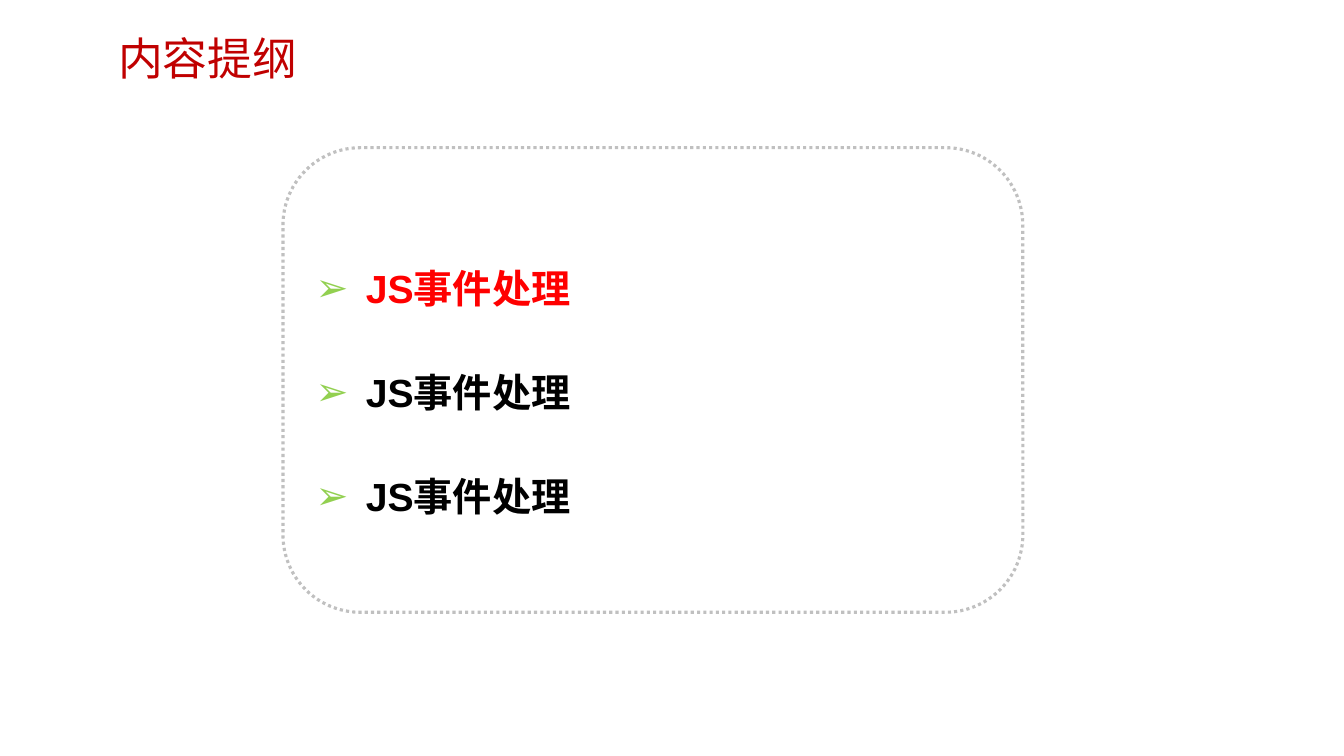
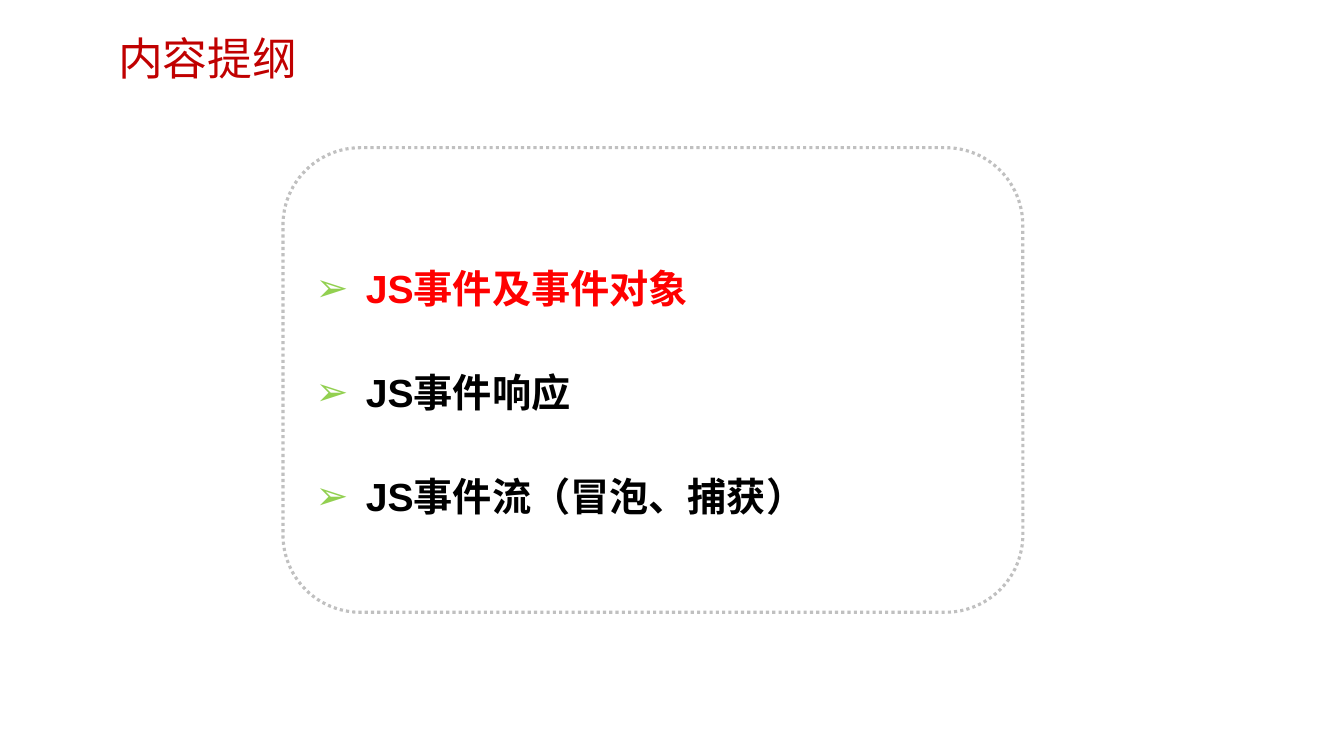
Before and after one commit to edu2act/course-javascript-advanced, a slide deck: slide 2 of 课程PPT/25.事件处理（事件流-待修改）.pptx. Drawn at 1344x756 pixels with LibreOffice and Linux fonts; fonts in the diff are those of the drawing; background and template pictures are left out. Boxes give left, top, right and bottom in pixels: in the first picture for what was removed or moved away, otherwise in the second. Text is boxed around its words. In the diff, an @@ line names an element or a change of style, - is before the commit and + after.

```diff
--- a/课程PPT/25.事件处理（事件流-待修改）.pptx
+++ b/课程PPT/25.事件处理（事件流-待修改）.pptx
@@ text in rounded rectangle at <box>366,272,805,515</box>: text changed @@
-➢ JS事件处理
-➢ JS事件处理
-➢ JS事件处理
+➢ JS事件及事件对象
+➢ JS事件响应
+➢ JS事件流（冒泡、捕获）
```
Also in this commit, not shown: 1 other slide changed, 10 slides added, 6 other files.
